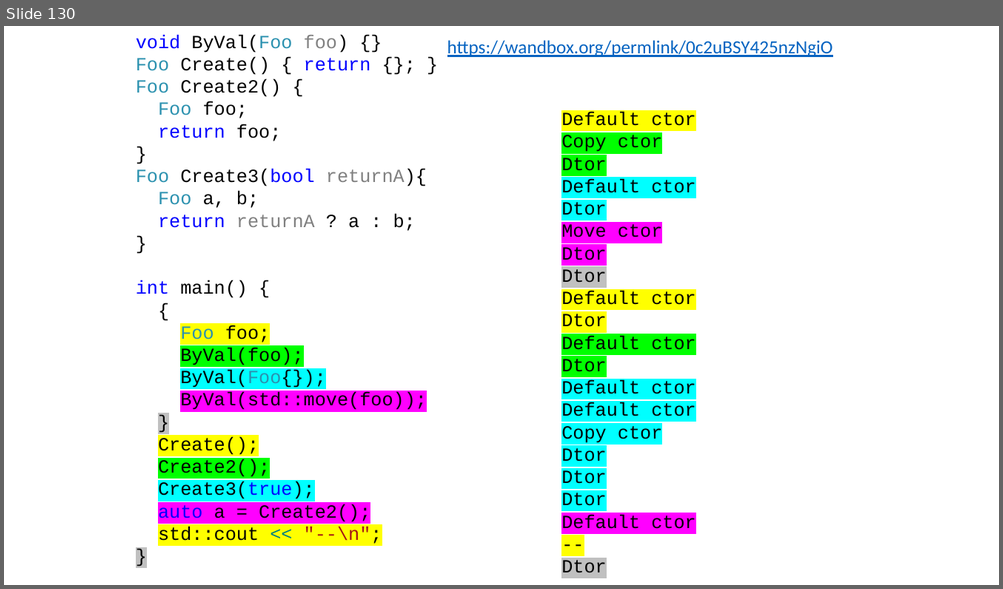
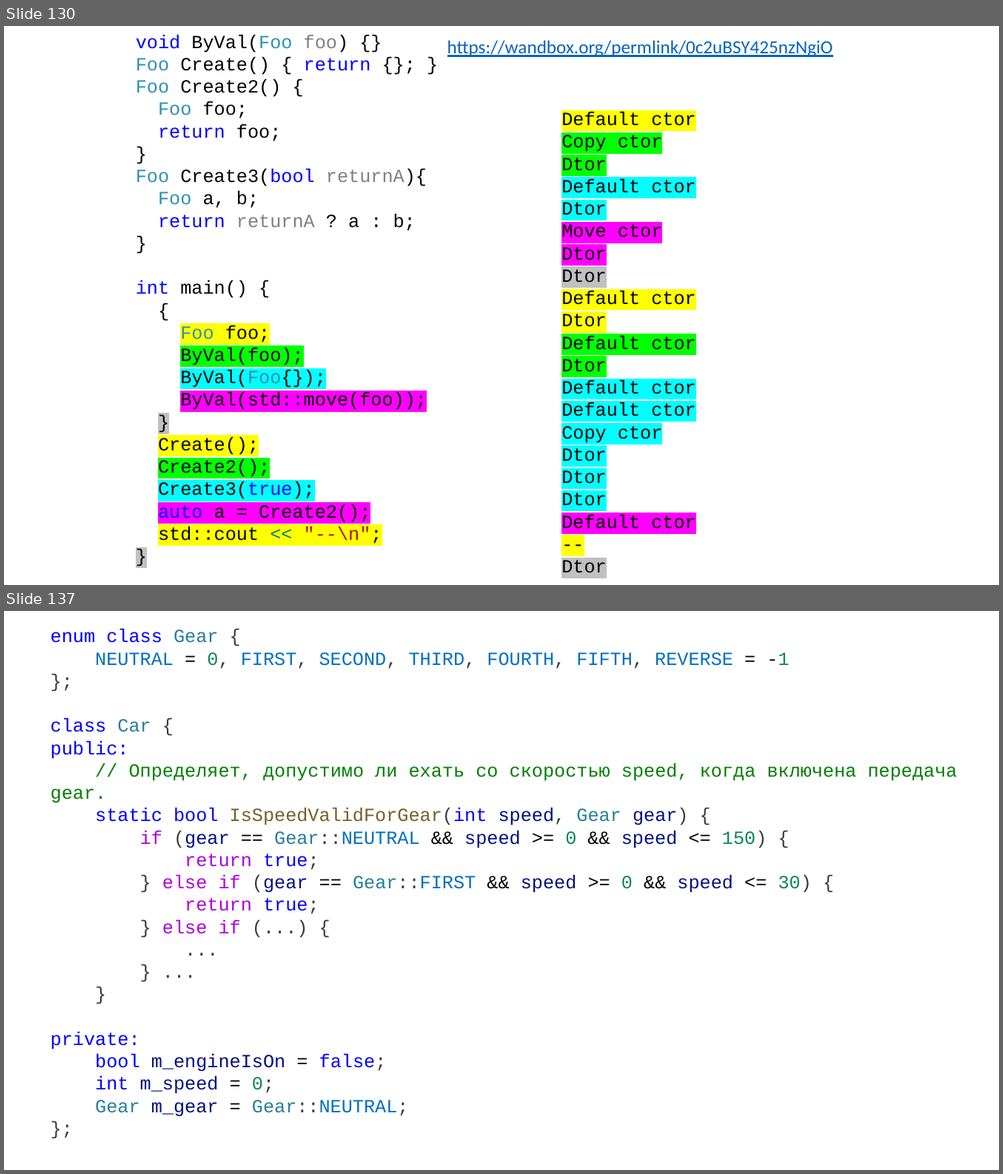
Before and after one commit to alexey-malov/oop, a slide deck: lectures/02/Основы ООП.pptx. Shown one above the other, each under a label of ours: slide 130 before the commit, slides 130 and 137 after it; the slides between them are not shown. The pictures are 1003x589 and 1003x1174 pixels, drawn with LibreOffice and Linux fonts; fonts in the diff are those of the drawing. Boxes give left, top, right and bottom in pixels: in the first picture for what was removed or moved away, otherwise in the second. Text is boxed around its words. In the diff, an @@ line names an element or a change of style, - is before the commit and + after.

```diff
--- a/lectures/02/Основы ООП.pptx
+++ b/lectures/02/Основы ООП.pptx
@@ slide 137 added at (4,611,999,1170), background #FFFFFF @@
@@ text added at (51,629,957,1117), 18 pt, text #008000 @@
+enum class Gear {
+NEUTRAL = 0, FIRST, SECOND, THIRD, FOURTH, FIFTH, REVERSE = -1
+};
+class Car {
+public:
+// Определяет, допустимо ли ехать со скоростью speed, когда включена передача gear.
+static bool IsSpeedValidForGear(int speed, Gear gear) {
+if (gear == Gear::NEUTRAL && speed >= 0 && speed <= 150) {
+return true;
+} else if (gear == Gear::FIRST && speed >= 0 && speed <= 30) {
+return true;
+} else if (...) {
+...
+} ...
+}
+private:
+bool m_engineIsOn = false;
+int m_speed = 0;
+Gear m_gear = Gear::NEUTRAL;
+};
```
Also in this commit, not shown: 7 slides changed, 10 other slides added, 5 slides removed.
